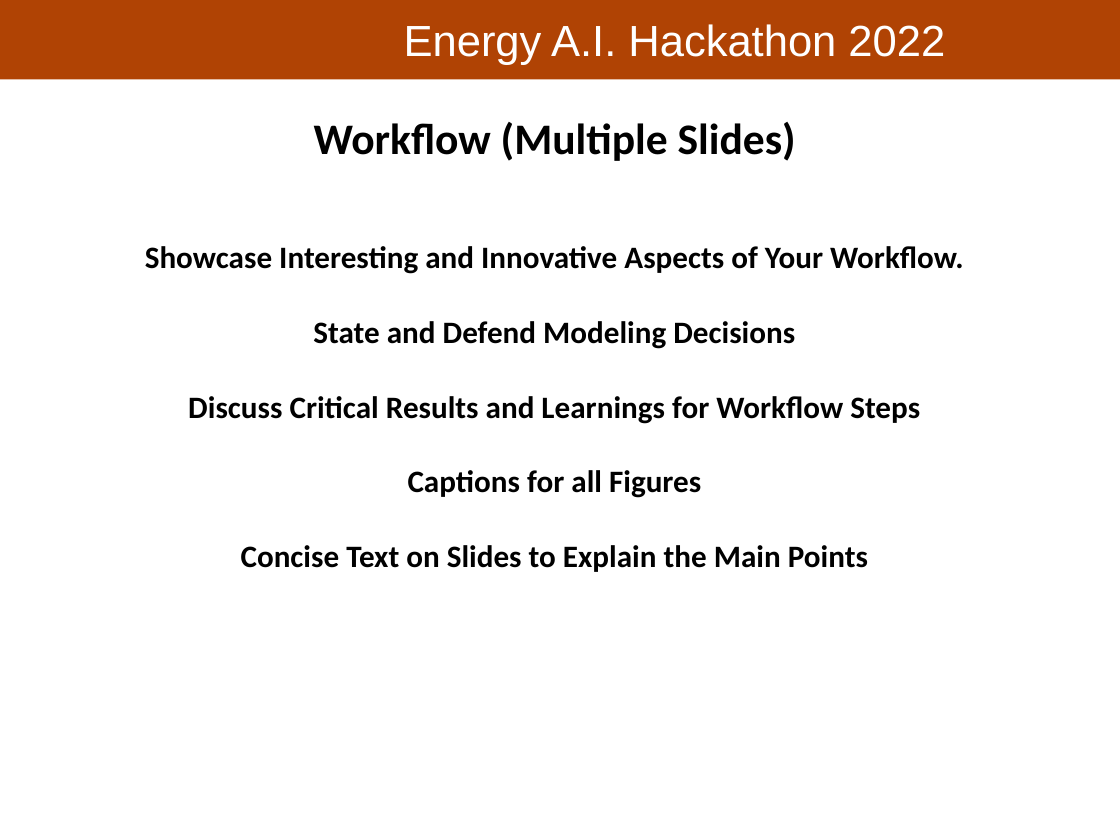
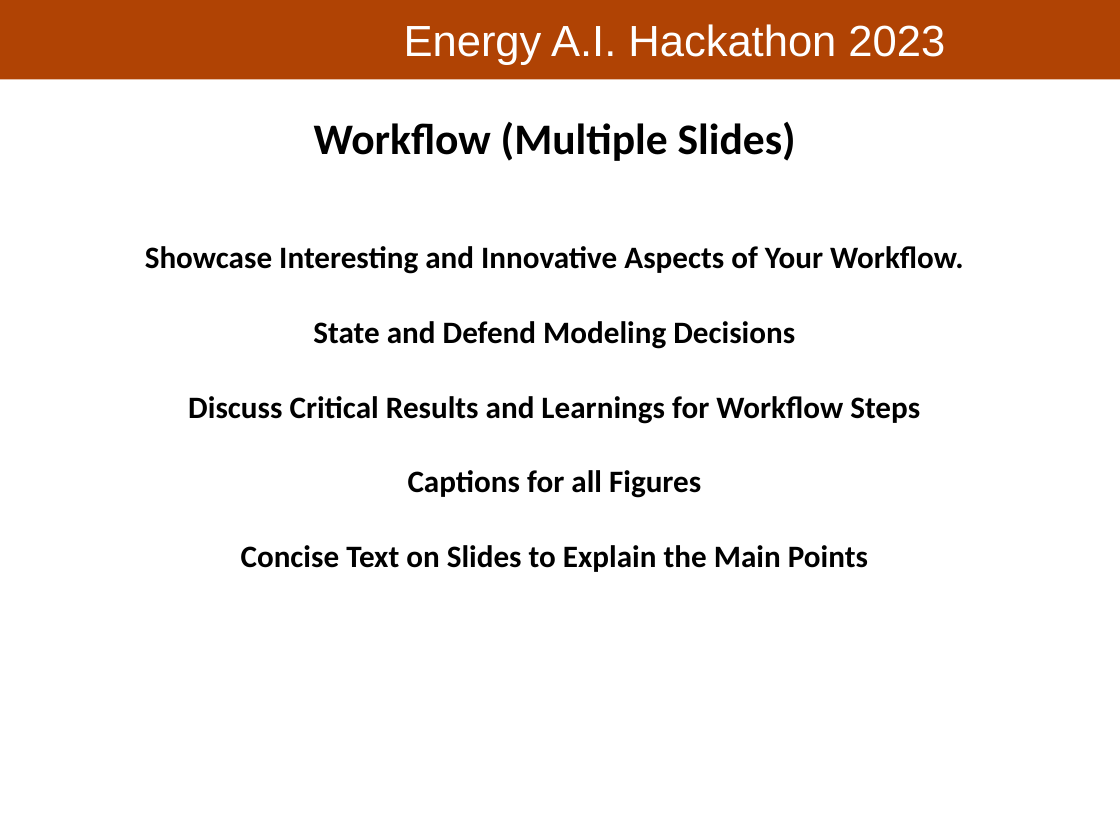
Before and after one commit to PGEHackathon/resources, a slide deck: slide 4 of Hackathon_PresentationTemplate.pptx. Drawn at 1120x840 pixels with LibreOffice and Linux fonts; fonts in the diff are those of the drawing; background and template pictures are left out. Boxes give left, top, right and bottom in pixels: in the first picture for what was removed or moved away, otherwise in the second. Text is boxed around its words. In the diff, an @@ line names an element or a change of style, - is before the commit and + after.

```diff
--- a/Hackathon_PresentationTemplate.pptx
+++ b/Hackathon_PresentationTemplate.pptx
@@ text at <box>404,24,945,65</box>: text changed @@
-Energy A.I. Hackathon 2022
+Energy A.I. Hackathon 2023
```
Also in this commit, not shown: 5 other slides changed, 1 other file.
